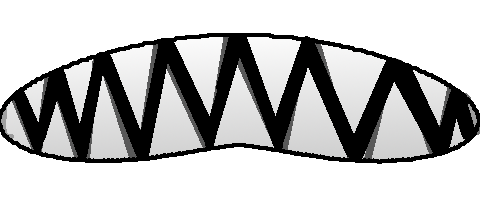
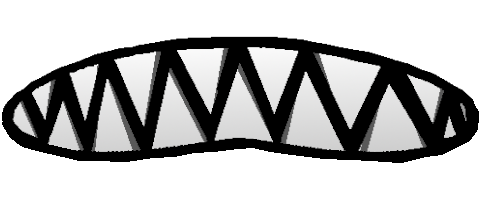
Layered file, before and after one edit (480 × 200). Changes by layer:
removed layer "Layer" over (0, 33, 480, 161)
painted on "Layer #1" over (0, 33, 480, 164)
